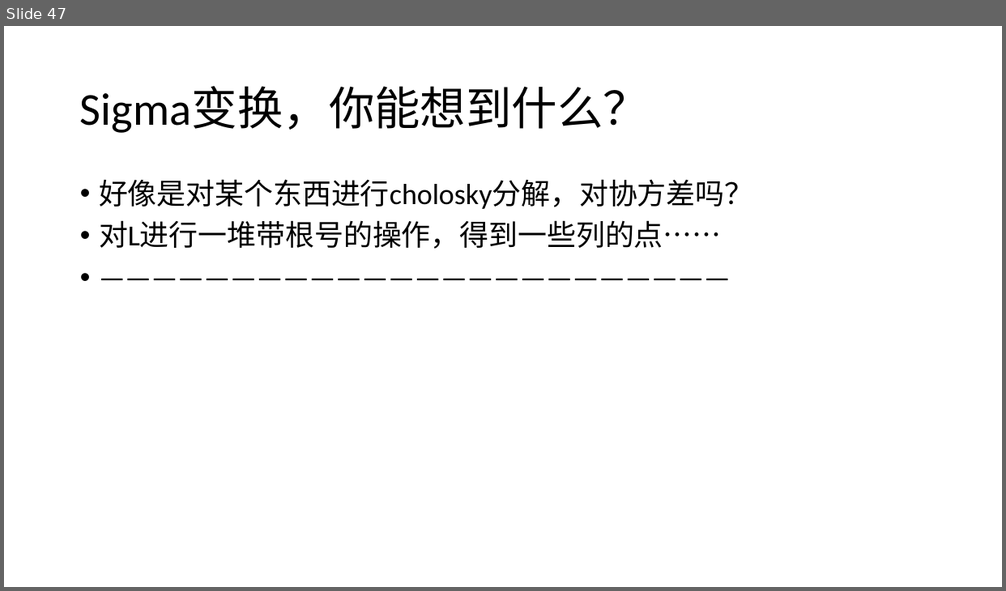
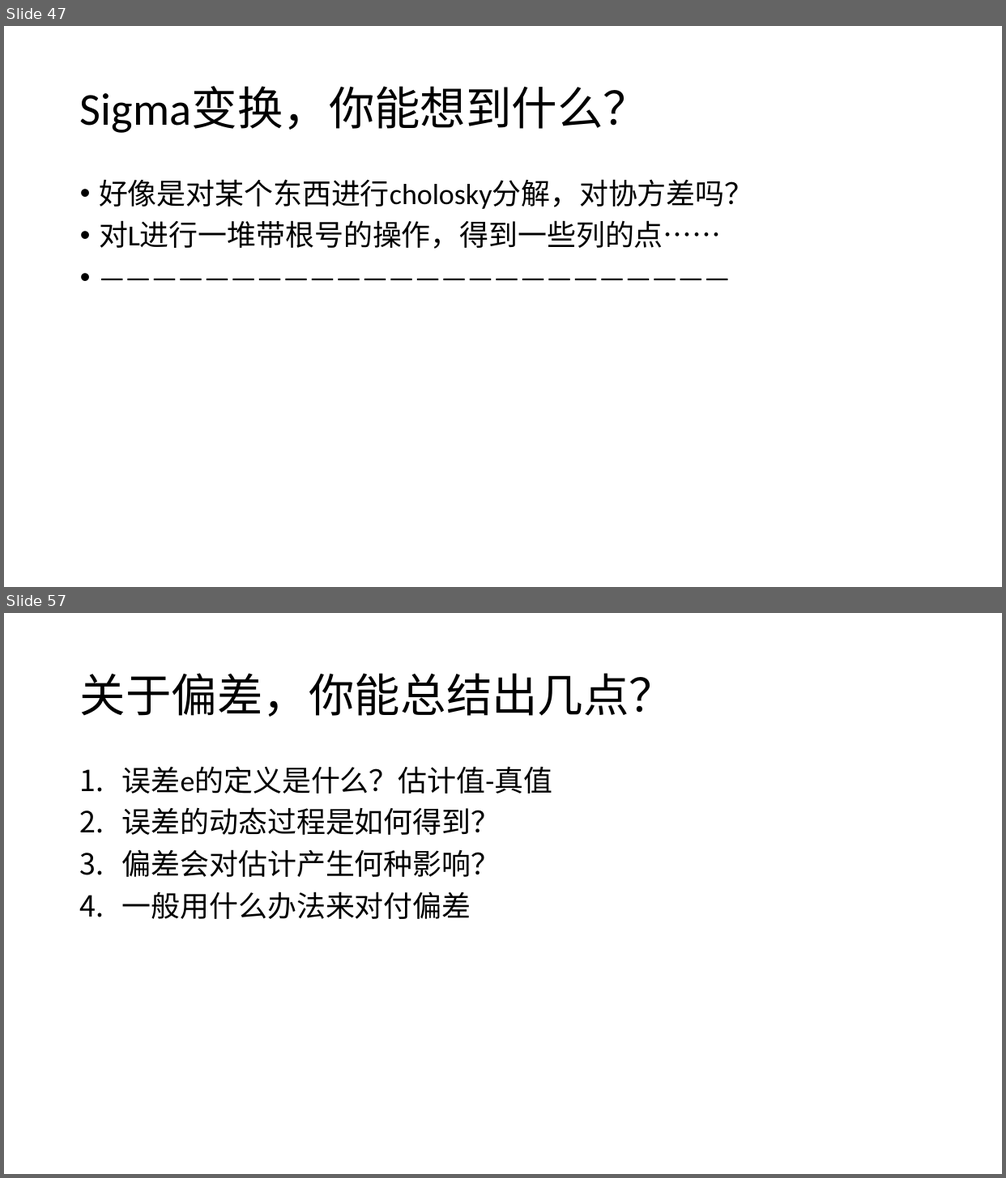
Before and after one commit to CR7dongfeng/State-Estimation, a slide deck: 问题检索清单.pptx. Shown one above the other, each under a label of ours: slide 47 before the commit, slides 47 and 57 after it; the slides between them are not shown. The pictures are 1006x591 and 1006x1178 pixels, drawn with LibreOffice and Linux fonts; fonts in the diff are those of the drawing. Boxes give left, top, right and bottom in pixels: in the first picture for what was removed or moved away, otherwise in the second. Text is boxed around its words. In the diff, an @@ line names an element or a change of style, - is before the commit and + after.

```diff
--- a/问题检索清单.pptx
+++ b/问题检索清单.pptx
@@ slide 57 added at [4, 613, 1002, 1174], background #FFFFFF @@
@@ title added at [80, 673, 675, 717], 44 pt, text #000000 @@
+关于偏差，你能总结出几点？
@@ text added at [122, 766, 552, 919], 28 pt, text #000000 @@
+1. 误差e的定义是什么？估计值-真值
+2. 误差的动态过程是如何得到？
+3. 偏差会对估计产生何种影响？
+4. 一般用什么办法来对付偏差
```
Also in this commit, not shown: 4 slides changed, 13 other slides added, 1 slide removed.
